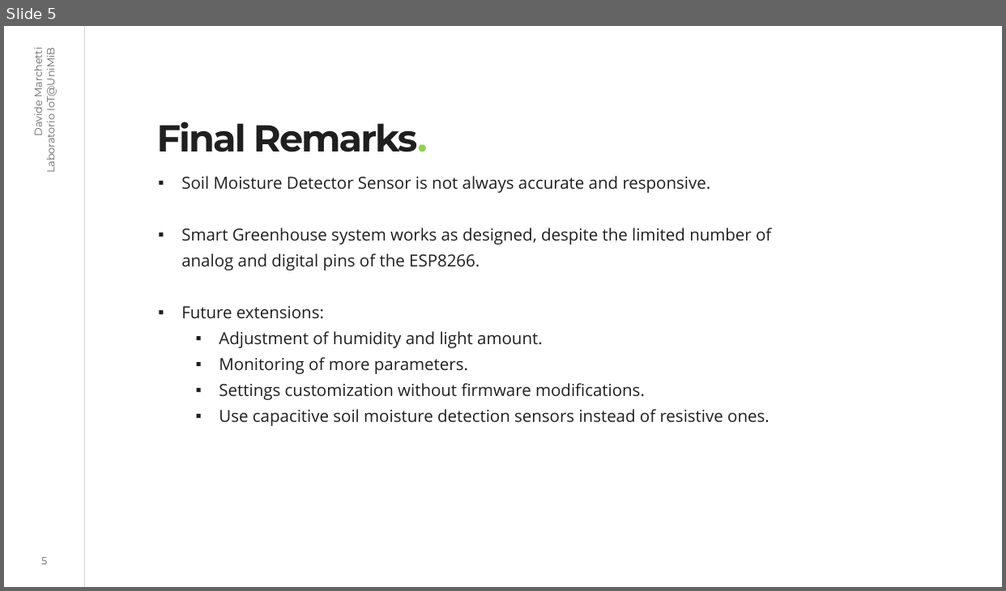
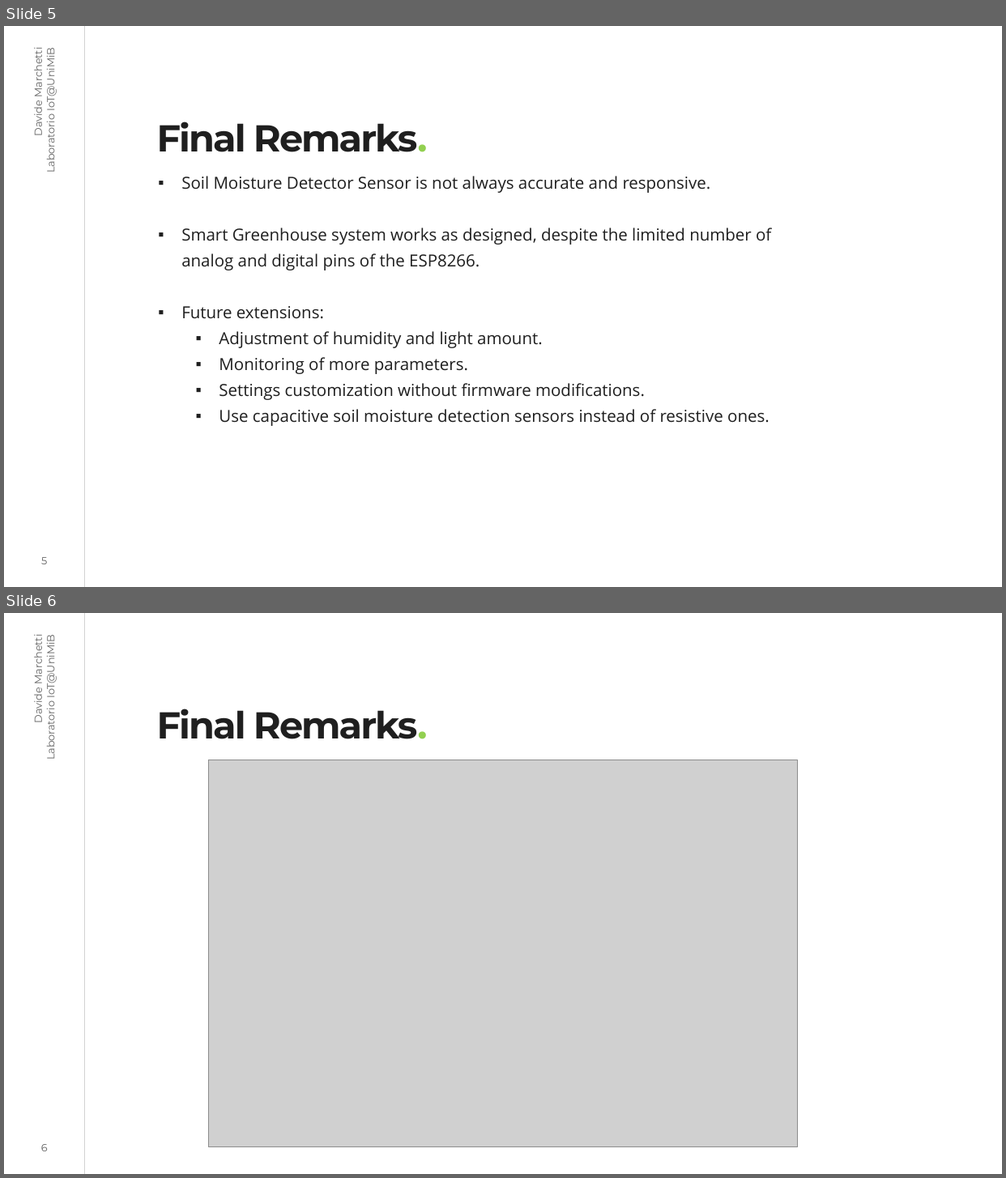
Before and after one commit to dvdmarchetti/unimib-iot-lab-1-smart-greenhouse, a slide deck: relazione/Marchetti_815990_assignment1.pptx. Shown one above the other, each under a label of ours: slide 5 before the commit, slides 5 and 6 after it. The pictures are 1006x591 and 1006x1178 pixels, drawn with LibreOffice and Linux fonts; fonts in the diff are those of the drawing; grey boxes stand for pictures. Boxes give left, top, right and bottom in pixels: in the first picture for what was removed or moved away, otherwise in the second. Text is boxed around its words. In the diff, an @@ line names an element or a change of style, - is before the commit and + after.

Commit message:
Update ppt with system running photo

```diff
--- a/relazione/Marchetti_815990_assignment1.pptx
+++ b/relazione/Marchetti_815990_assignment1.pptx
@@ slide 6 added at (4, 613, 1002, 1174), background #FFFFFF; not listed: 2 template elements that a slide beside it also shows @@
@@ title added at (157, 709, 428, 739), 36 pt, text #1F1F1F, bold @@
+Final Remarks.
@@ picture added at (209, 760, 798, 1147) @@
@@ page number added at (41, 1144, 48, 1152), 10 pt, text #1F1F1F at 70% opacity @@
+6
```
Also in this commit, not shown: 2 slides changed, 2 other files.
